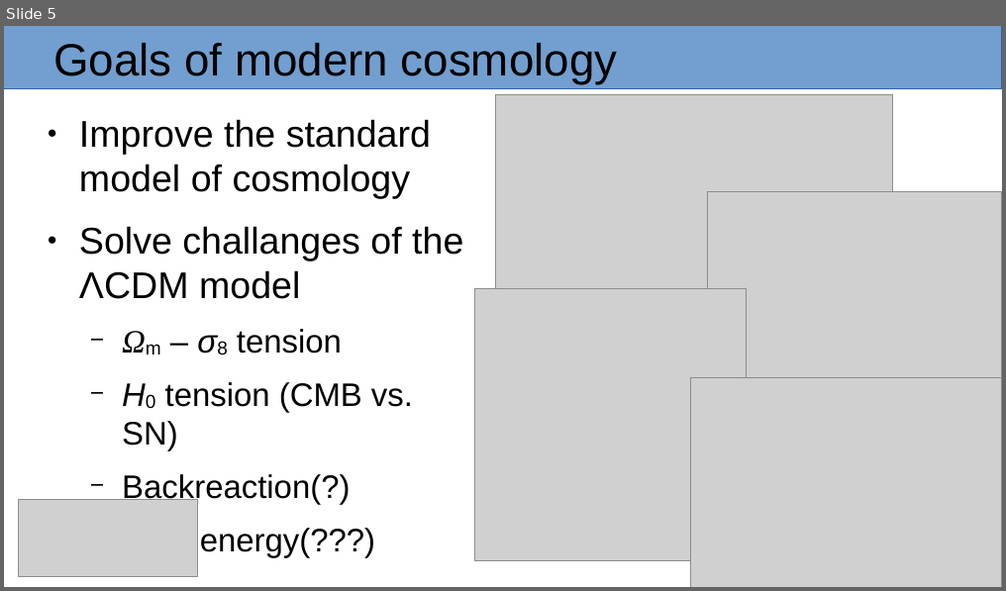
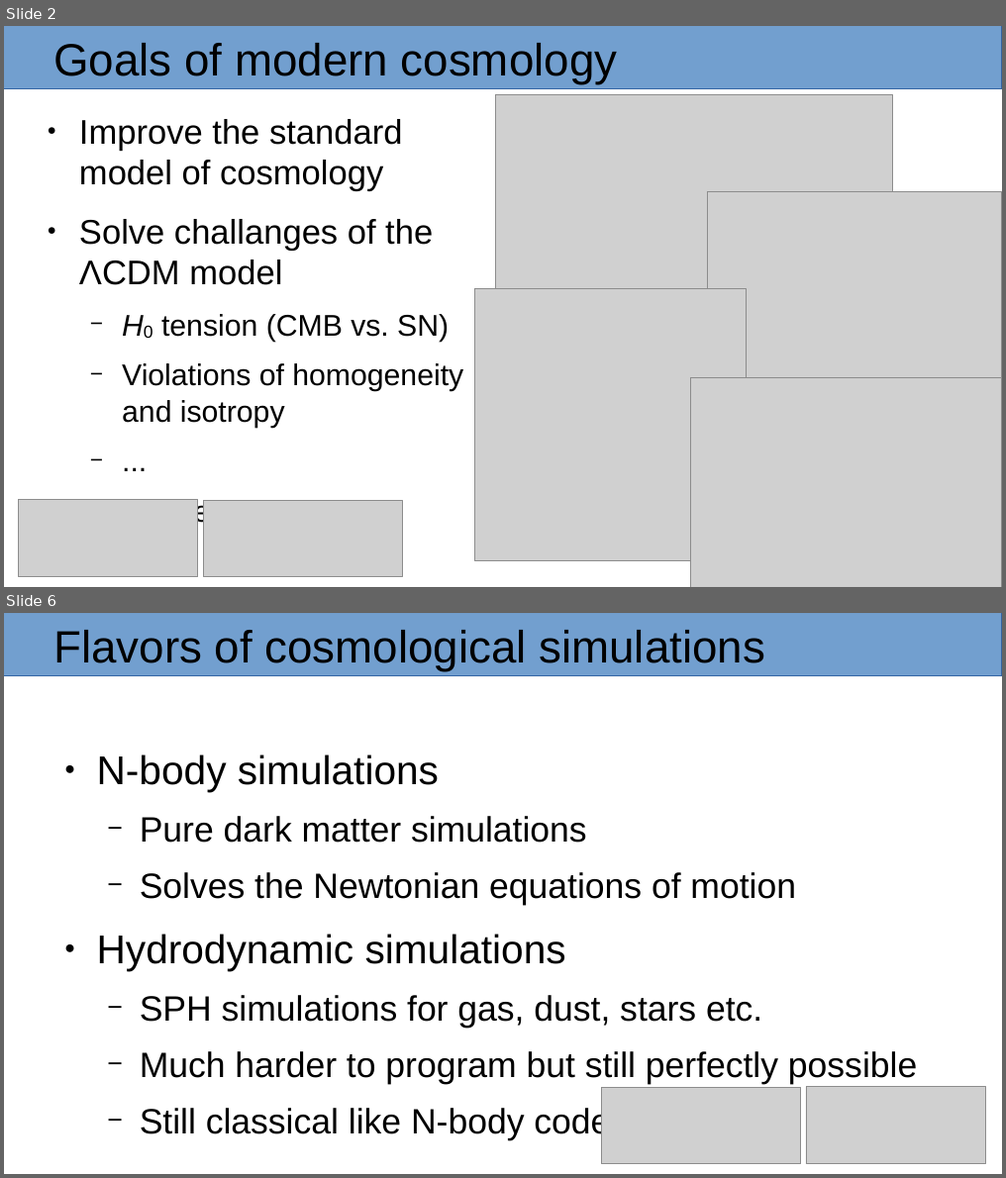
Before and after one commit to masterdesky/presentations, a slide deck: cosmology/cosmo-and-machine-learning/presentation/cosmo-and-ml.odp. Shown one above the other, each under a label of ours: slide 5 before the commit, slides 2 and 6 after it; the slides between them are not shown. The pictures are 1006x591 and 1006x1178 pixels, drawn with LibreOffice and Linux fonts; fonts in the diff are those of the drawing; grey boxes stand for pictures. Boxes give left, top, right and bottom in pixels: in the first picture for what was removed or moved away, otherwise in the second. Text is boxed around its words. In the diff, an @@ line names an element or a change of style, - is before the commit and + after.

Commit message:
ml + sims in cosmo pres

```diff
--- a/cosmology/cosmo-and-machine-learning/presentation/cosmo-and-ml.odp
+++ b/cosmology/cosmo-and-machine-learning/presentation/cosmo-and-ml.odp
@@ slide 6 added at (4, 613, 1002, 1174), background #FFFFFF @@
@@ rectangle added at (4, 613, 1002, 676), fill #729FCF, outline #3465A4 0 pt @@
@@ title added at (54, 630, 765, 671), 36 pt, text #000000 @@
+Flavors of cosmological simulations
@@ text added at (97, 755, 917, 1141), 28 pt, text #000000 @@
+● N-body simulations
+  − Pure dark matter simulations
+  − Solves the Newtonian equations of motion
+● Hydrodynamic simulations
+  − SPH simulations for gas, dust, stars etc.
+  − Much harder to program but still perfectly possible
+  − Still classical like N-body codes
@@ picture added at (602, 1087, 801, 1164) @@
@@ picture added at (806, 1087, 986, 1164) @@
@@ what was slide 5 is now slide 2 @@
@@ slide 2 changed as well @@
@@ text at (79, 119, 449, 500): size 29.6 to 27.2 pt in "Improve the standard model of cosmology", "Solve challanges of the ΛCDM model"; size 25.9 to 23.8 pt in "H0 tension (CMB vs. SN)", "Dark energy(???)" @@
@@ text at (237, 329, 342, 354): paragraph removed @@
-  − Ωm – σ8 tension
@@ text at (122, 364, 463, 428): text changed; size 25.9 to 23.8 pt @@
-  − Backreaction(?)
+  − Violations of homogeneity and isotropy
+  − ...
@@ picture added at (203, 500, 402, 577) @@
```
Also in this commit, not shown: 3 other slides changed, 7 other slides added, 1 slide removed, 3 other files.
